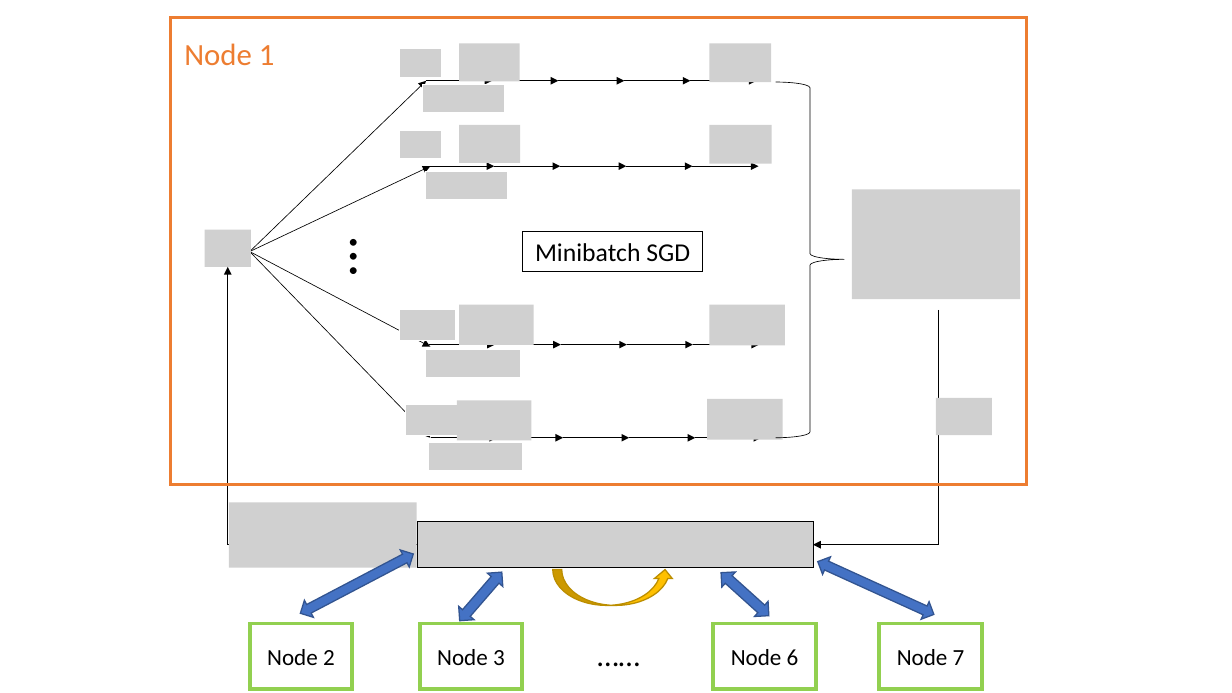
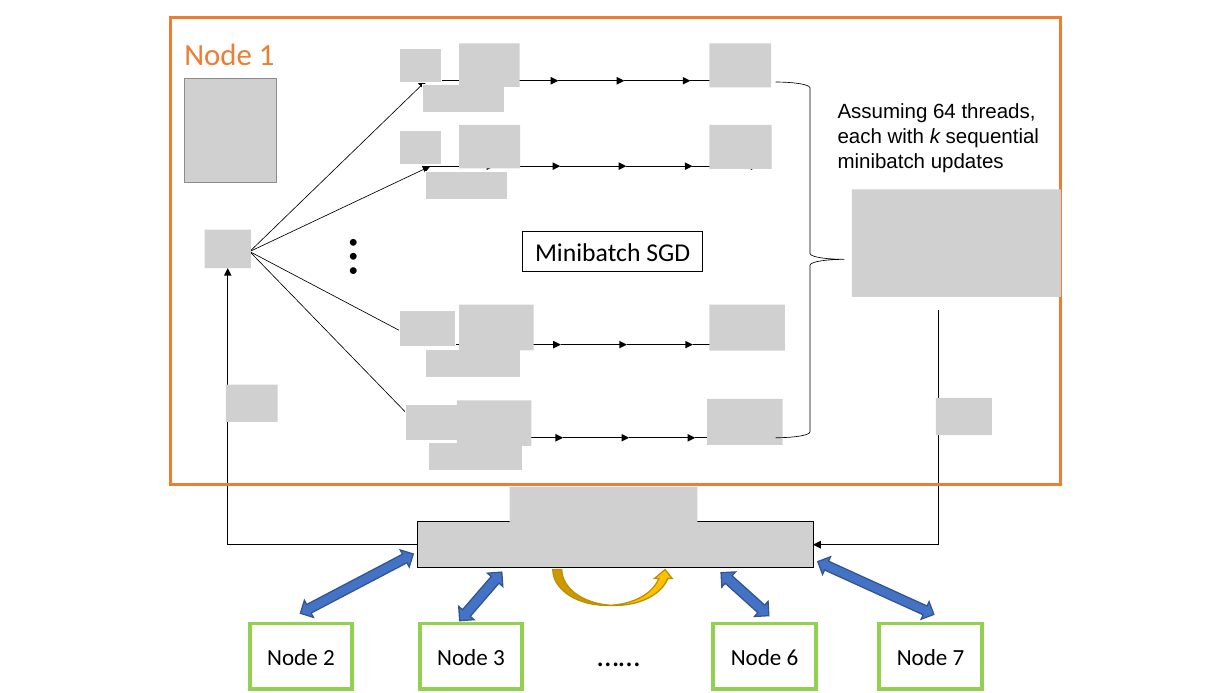
Before and after one commit to jeffrey6557/CS205-Parallel-Computing-Project, a slide deck: slide 1 of other/flow chart.pptx. Drawn at 1232x693 pixels with LibreOffice and Linux fonts; fonts in the diff are those of the drawing; grey boxes stand for pictures. Boxes give left, top, right and bottom in pixels: in the first picture for what was removed or moved away, otherwise in the second. Text is boxed around its words. In the diff, an @@ line names an element or a change of style, - is before the commit and + after.

```diff
--- a/other/flow chart.pptx
+++ b/other/flow chart.pptx
@@ rectangle: place and size @@
-rectangle at <box>170,18,1027,485</box>
+rectangle at <box>170,18,1061,485</box>
@@ picture: place and size @@
-picture at <box>399,49,441,78</box>
+picture at <box>399,49,441,83</box>
@@ picture: place and size @@
-picture at <box>459,43,520,81</box>
+picture at <box>459,43,520,87</box>
@@ picture: place and size @@
-picture at <box>710,43,772,82</box>
+picture at <box>710,43,772,87</box>
@@ picture added at <box>185,79,277,183</box> @@
@@ text added at <box>838,103,1039,173</box>, 16 pt, text #000000 @@
+Assuming 64 threads, each with k sequential minibatch updates
@@ picture: place and size @@
-picture at <box>399,130,442,159</box>
+picture at <box>399,130,442,165</box>
@@ picture: place and size @@
-picture at <box>459,125,520,163</box>
+picture at <box>459,125,520,168</box>
@@ picture: place and size @@
-picture at <box>710,125,772,164</box>
+picture at <box>710,125,772,168</box>
@@ picture: place and size @@
-picture at <box>852,189,1020,299</box>
+picture at <box>852,189,1061,297</box>
@@ picture: place and size @@
-picture at <box>399,311,456,341</box>
+picture at <box>399,311,456,347</box>
@@ picture: place and size @@
-picture at <box>459,305,534,345</box>
+picture at <box>459,305,534,350</box>
@@ picture: place and size @@
-picture at <box>710,305,786,346</box>
+picture at <box>710,305,786,351</box>
@@ picture added at <box>226,384,277,421</box> @@
@@ picture: place and size @@
-picture at <box>406,405,462,435</box>
+picture at <box>406,405,462,441</box>
@@ picture: place and size @@
-picture at <box>457,400,532,440</box>
+picture at <box>457,400,532,445</box>
@@ picture: place and size @@
-picture at <box>707,399,783,440</box>
+picture at <box>707,399,783,445</box>
@@ picture removed at <box>229,503,417,568</box> @@
@@ picture added at <box>509,487,697,555</box> @@
```
Also in this commit, not shown: 2 other files.
